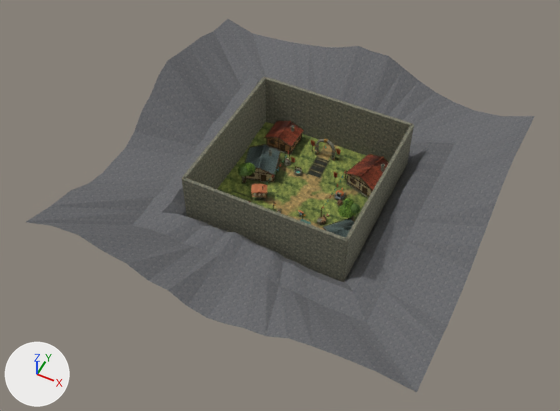
Two versions of the FBX model Assets/Resources/Bellwake/Rooms/Bellmarket.fbx, one commit apart.
Camera for both pictures: a 50 mm camera at (54.9, -121.2, 145.1) aimed at (-2.0, -7.5, 2.9). The axes (+X, +Y, +Z) are drawn at lower left. The lights are the same throughout. The picture after the commit comes second. Vertices at exactly the same position are counted once.

The first picture shows 'C_Solids', 'Rim', 'Set', 'Terrain'.
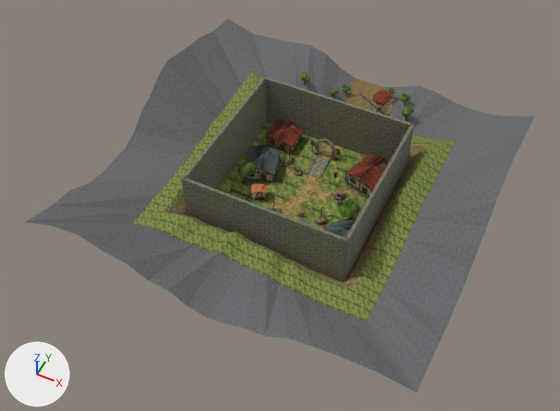
Location of each change, [x1, y1, x2, y2] in pixels of the pictures (560 x 411 px):
'Set', reshaped (22% wider, 42% taller)
    before: [237, 121, 389, 238]
    after: [228, 72, 414, 238]
'MillSails', added
    after: [360, 92, 395, 115]
part 1 of me_cube_005, built on
    before: [295, 140, 339, 170]
    after: [295, 143, 341, 179]
part 2 of me_cube_005, added
    after: [372, 88, 414, 121]
part 3 of me_cube_005, added
    after: [300, 72, 310, 85]
part 4 of me_cube_005, recoloured
    both: [294, 168, 302, 176]
part 5 of me_cut_escarpment_and_distant_ridgeline_001, built on
    before: [131, 45, 458, 324]
    after: [131, 46, 458, 324]
part 6 of me_cut_escarpment_and_distant_ridgeline_001, recoloured
    both: [134, 74, 454, 321]

Patch to the scene script:
```diff
--- a/Assets/Resources/Bellwake/Rooms/Bellmarket.fbx.py
+++ b/Assets/Resources/Bellwake/Rooms/Bellmarket.fbx.py
@@ mat_villageturf @@
+mat_villageturf = principled_material('VillageTurf')
+mat_villageturf.texture = img_villageturf_png
+mat_villageturf.roughness = 0.95
@@ mat_springstone @@
+mat_springstone = principled_material('SpringStone')
+mat_springstone.texture = img_springstone_png
+mat_springstone.roughness = 0.95
@@ me_cut_escarpment_and_distant_ridgeline_001 @@
-me_cut_escarpment_and_distant_ridgeline_001.from_pydata(...)  # 320 vertices, 512 faces; spans x -46.0..46.0, y -46.0..46.0, z -0.2..18.3
+me_cut_escarpment_and_distant_ridgeline_001.from_pydata(...)  # 384 vertices, 640 faces; spans x -46.0..46.0, y -46.0..46.0, z -0.2..18.3
+# me_cut_escarpment_and_distant_ridgeline_001 part 5
+# 7 vertices are removed from x -7.5..7.5, y 21.8..46.0, z 3.2..13.9
+# 145 faces are deleted
+# 17 vertices in x -30.0..30.0, y -30.0..30.0, z 5.6..6.7 move by (0.0, 0.0, 0.7)
+# 17 vertices in x -30.0..30.0, y -30.0..30.0, z 3.2..4.2 move by (0.0, 0.0, 0.4)
+# 11 vertices in x -30.0..30.0, y -30.0..30.0, z 4.5..5.8 move by (0.0, 0.0, 0.6)
+# 7 vertices in x -30.0..30.0, y -30.0..30.0, z 4.2..4.7 move by (0.0, 0.0, 0.5)
+# 5 vertices in x -30.0..30.0, y -30.0..30.0, z 6.5..6.9 move by (0.0, 0.0, 0.8)
+# 21 vertices move from x -14.0..14.0, y 21.8..46.0, z 2.4..14.3 to x -14.0..14.0, y 21.8..46.0, z 1.0..8.5
+# 71 vertices are added at x -24.0..24.0, y -24.0..46.0, z 1.4..9.2
+# 124 new faces join them, mat_marketcutbank (picture img_marketcutbank_png)
+# 134 new faces join them, mat_villageturf (picture img_villageturf_png)
+# 5 new faces join them, mat_mountain (picture img_mountain_png)
+# 10 new faces join them, mat_dirtpath (picture img_dirtpath_png)
+# me_cut_escarpment_and_distant_ridgeline_001 part 6: 114 faces spanning x -30.0..30.0, y -30.0..30.0, z 1.7..9.9 switch from mat_mountain (picture img_mountain_png) to mat_villageturf (picture img_villageturf_png)
+me_cut_escarpment_and_distant_ridgeline_001.materials.append(mat_marketcutbank)  # picture img_marketcutbank_png
+me_cut_escarpment_and_distant_ridgeline_001.materials.append(mat_dirtpath)  # picture img_dirtpath_png
@@ me_cube_005 @@
-me_cube_005.from_pydata(...)  # 7444 vertices, 6767 faces; spans x -18.3..20.6, y -17.5..18.8, z -0.2..7.0
+me_cube_005.from_pydata(...)  # 9713 vertices, 8444 faces; spans x -18.3..20.6, y -17.5..41.9, z -0.3..16.3
+# me_cube_005 part 1: 37 vertices moved within x -4.9..3.7, y 6.9..15.1, z 0.6..2.2; 17 vertices removed from x -4.9..3.6, y 6.9..15.1, z 0.6..5.1; 870 vertices added at x -5.0..3.7, y 6.3..15.1, z -0.3..5.1
+# me_cube_005 part 2: 552 vertices added at x 4.7..16.8, y 25.3..41.9, z 1.7..16.3
+# me_cube_005 part 3: 136 vertices added at x -16.1..-12.9, y 31.5..34.4, z 6.2..10.5
+# me_cube_005 part 4: 256 faces spanning x -5.0..-3.0, y 6.0..8.0, z -0.2..0.8 switch from mat_masonry (picture img_masonry_png) to mat_springstone (picture img_springstone_png)
+# other edits to the shape of me_cube_005 do not show in these pictures
 me_cube_005.materials.append(mat_villageatlas)
@@ me_cube_005 @@
 me_cube_005.materials.append(mat_ferncloth)
+me_cube_005.materials.append(mat_gatestone)  # picture img_gatestone_png
+me_cube_005.materials.append(mat_flaxcord)  # picture img_flaxcord_png
@@ ob_millsails @@
+ob_millsails = bpy.data.objects.new('MillSails', me_sail_spar_004)  # 183 vertices, 128 faces; spans x -5.52..5.52, y -0.12..0.12, z -5.52..5.52; in mat_wood (picture img_wood_png), mat_millcanvas (picture img_millcanvas_png)
+ob_millsails.location = (9.8, 25.5, 12.7)
```
